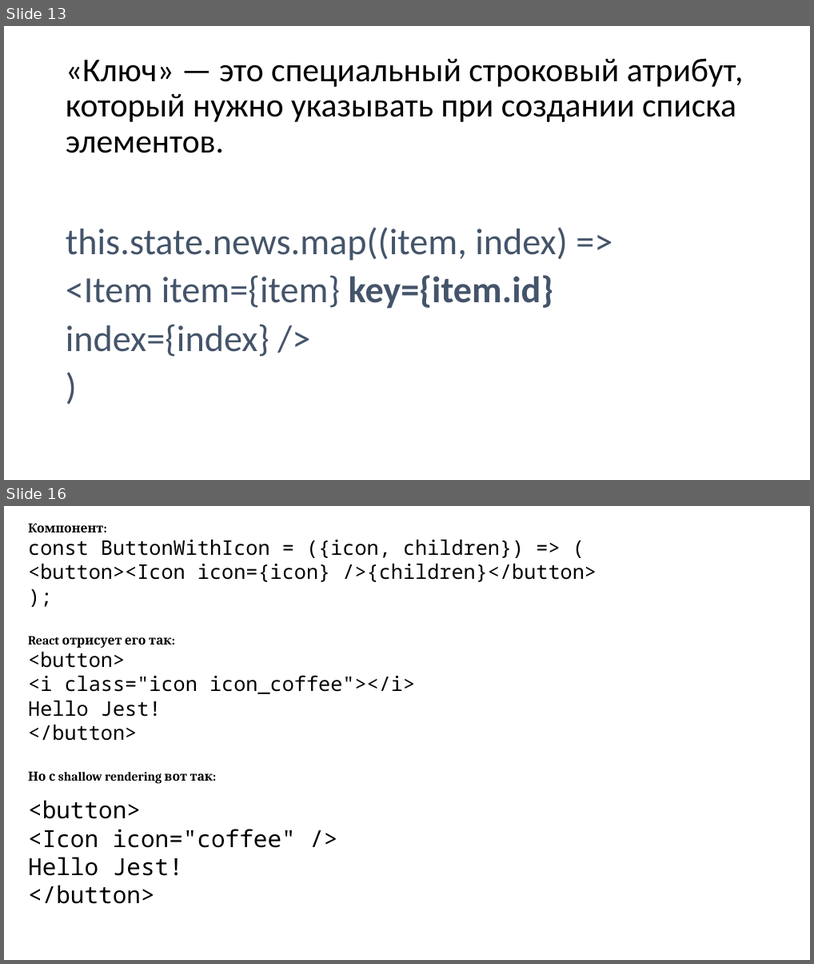
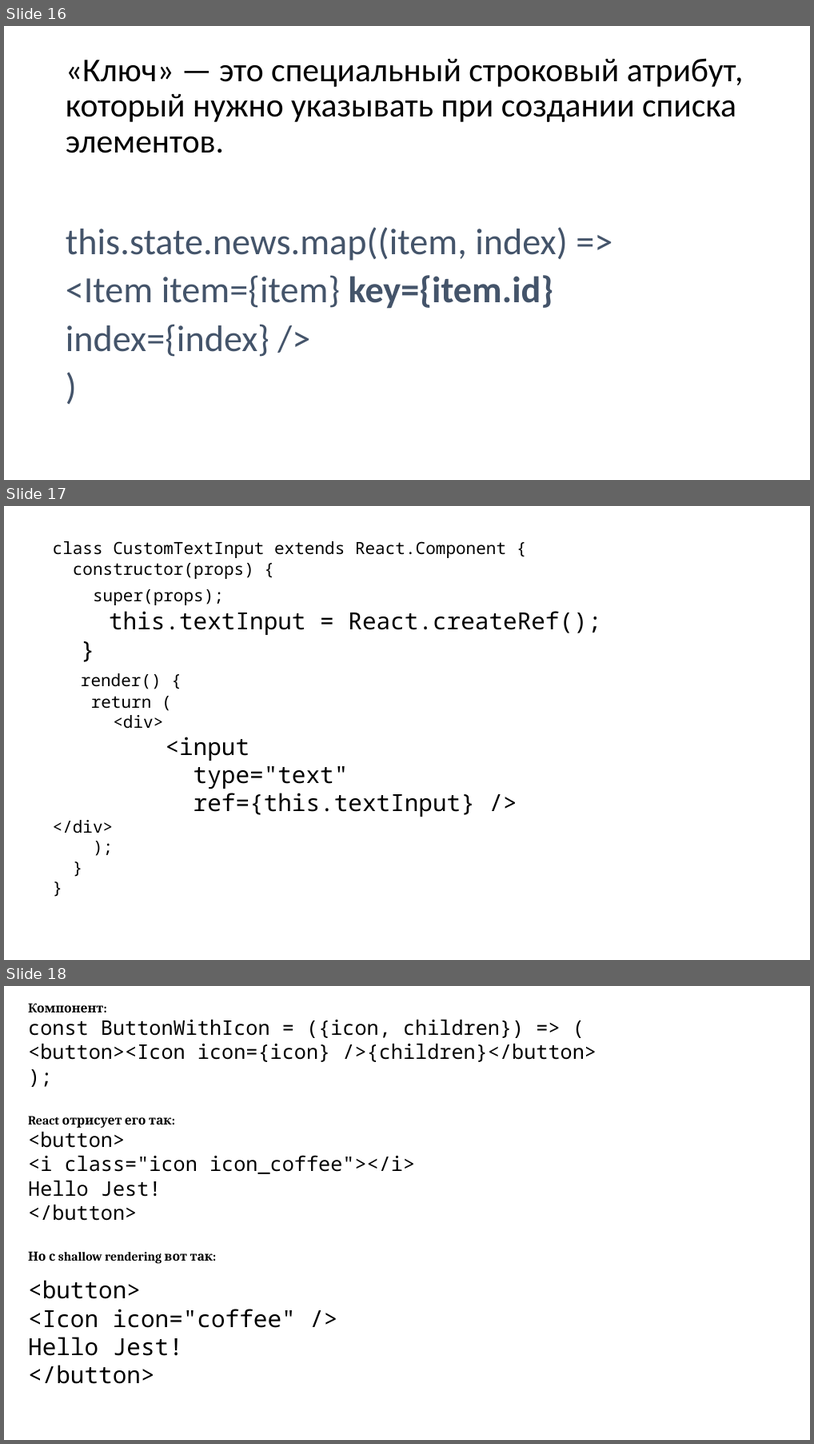
Before and after one commit to spiderpoul/react-redux-hooks, a slide deck: React.pptx. Shown one above the other, each under a label of ours: slides 13 and 16 before the commit, slides 16, 17 and 18 after it; the slides between them are not shown. The pictures are 814x964 and 814x1444 pixels, drawn with LibreOffice and Linux fonts; fonts in the diff are those of the drawing. Boxes give left, top, right and bottom in pixels: in the first picture for what was removed or moved away, otherwise in the second. Text is boxed around its words. In the diff, an @@ line names an element or a change of style, - is before the commit and + after.

```diff
--- a/React.pptx
+++ b/React.pptx
@@ slide 17 added at (x1=4, y1=506, x2=810, y2=960), background #FFFFFF @@
@@ text added at (x1=53, y1=541, x2=602, y2=816), 20 pt, text #000000 @@
+class CustomTextInput extends React.Component {
+constructor(props) {
+super(props);
+this.textInput = React.createRef();
+}
+render() {
+return (
+<div>
+<input
+type="text"
+ref={this.textInput} />
+</div>
+);
+}
+}
@@ what was slide 13 is now slide 16 @@
@@ what was slide 16 is now slide 18 @@
```
Also in this commit, not shown: 8 slides changed, 2 other slides added, 2 slides removed, 3 other files.
